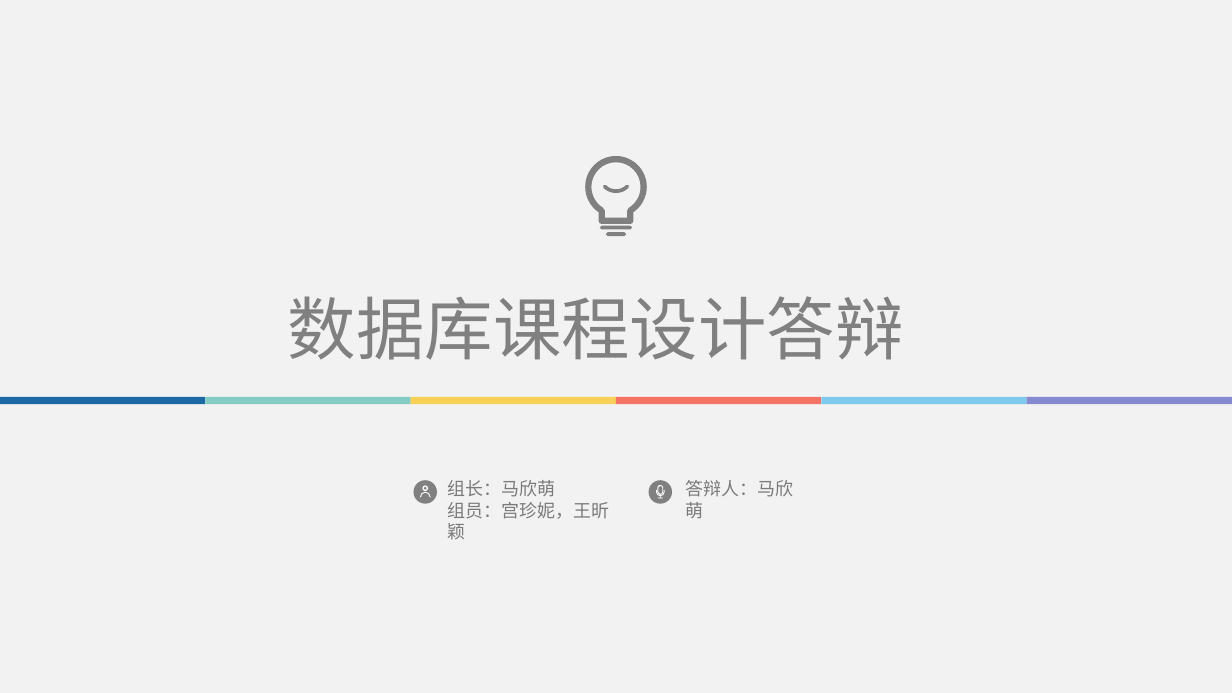
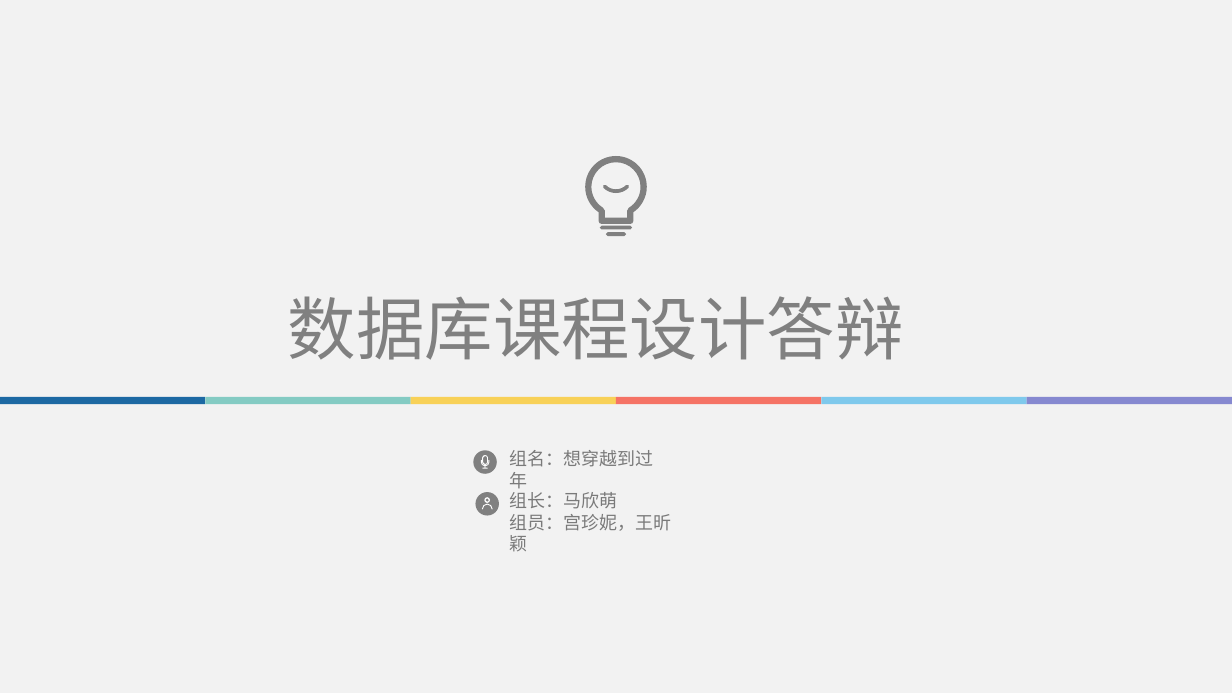
Before and after one commit to Brief-drizzle/database-ks, a slide deck: slide 1 of doc/答辩ppt.pptx. Drawn at 1232x693 pixels with LibreOffice and Linux fonts; fonts in the diff are those of the drawing. Boxes give left, top, right and bottom in pixels: in the first picture for what was removed or moved away, otherwise in the second. Text is boxed around its words. In the diff, an @@ line names an element or a change of style, - is before the commit and + after.

```diff
--- a/doc/答辩ppt.pptx
+++ b/doc/答辩ppt.pptx
@@ 2 freeform shapes, 1 ellipse: place and size @@
-2 freeform shapes, 1 ellipse at (649,481,672,504)
+2 freeform shapes, 1 ellipse at (473,450,496,473)
@@ text at (510,450,654,493): text changed @@
-答辩人：马欣萌
+组名：想穿越到过年
@@ 2 freeform shapes, 1 text, 1 ellipse: place and size @@
-2 freeform shapes, 1 text, 1 ellipse at (414,480,610,539)
+2 freeform shapes, 1 text, 1 ellipse at (476,492,672,551)
```
Also in this commit, not shown: 22 other slides changed, 5 slides added, 3 other files.
